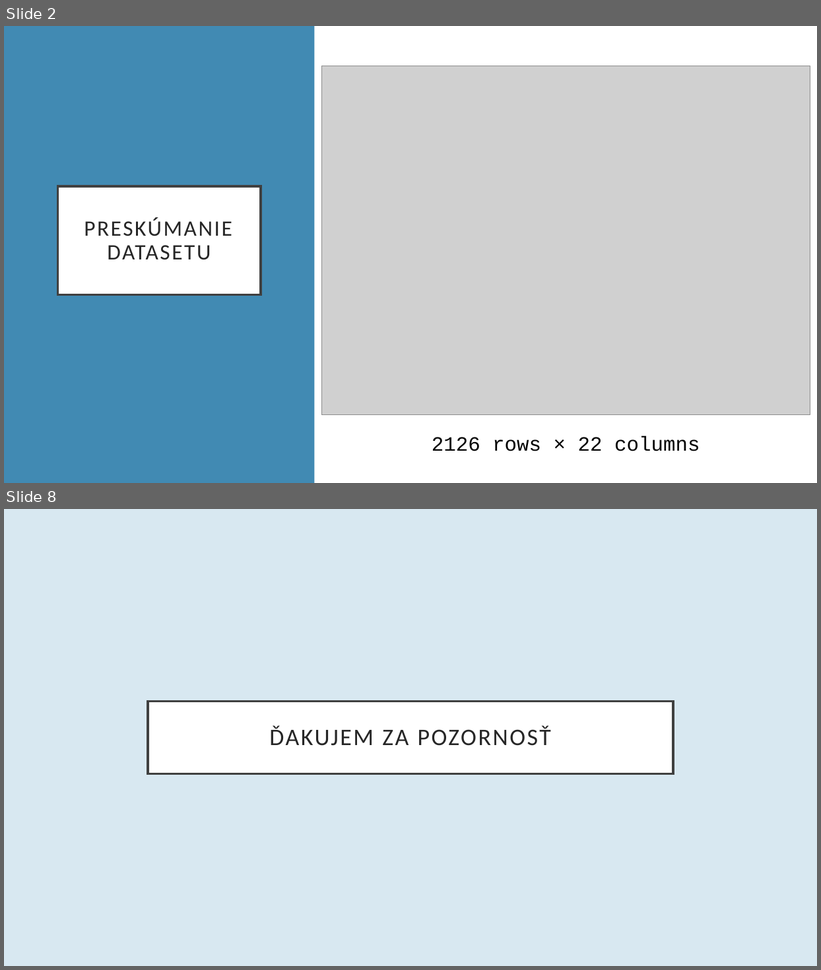
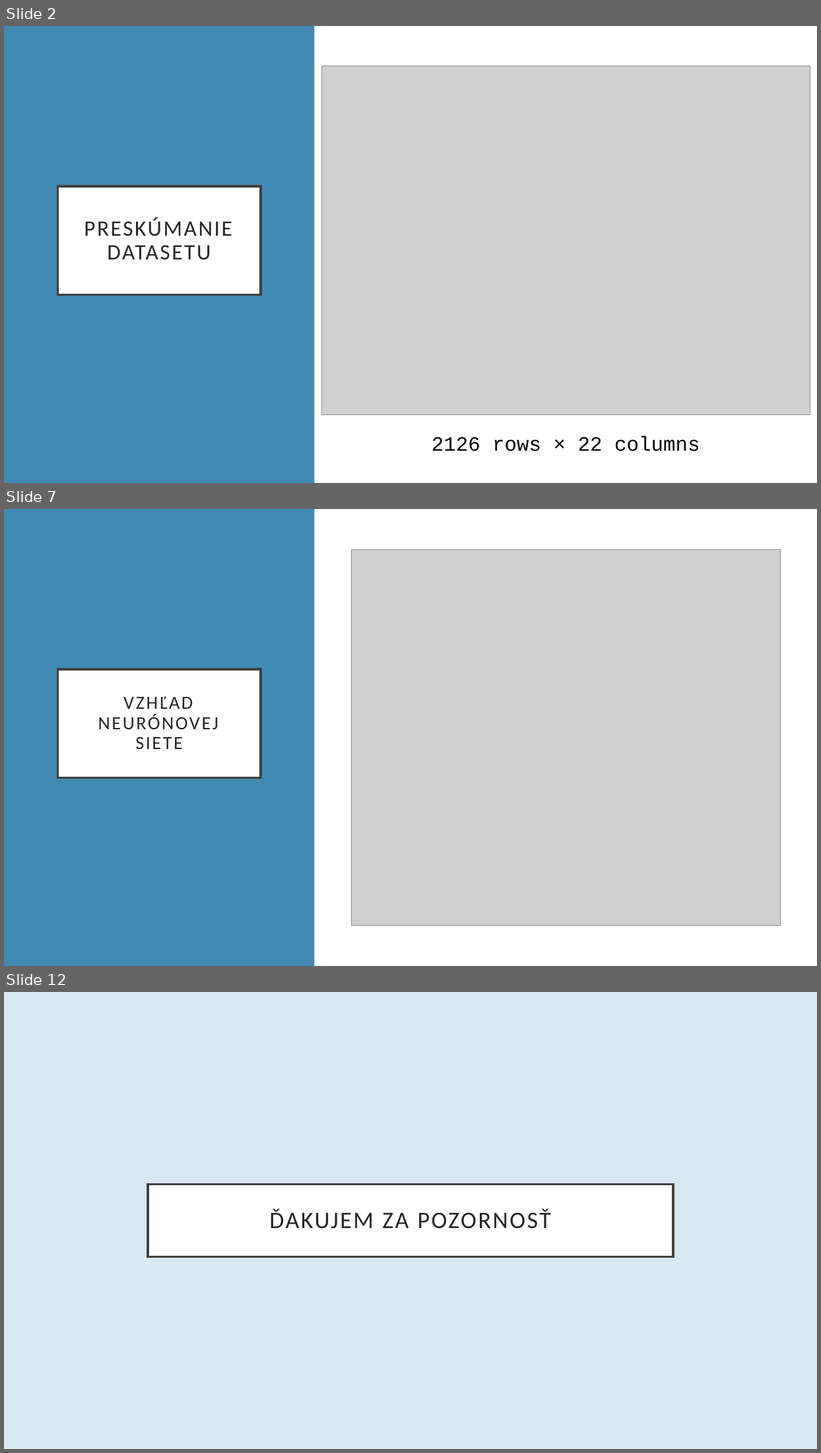
Before and after one commit to georgeob/Drzik_NS2021, a slide deck: Klasifikácia zdravia ľudského plodu na základe údajov CTG.pptx. Shown one above the other, each under a label of ours: slides 2 and 8 before the commit, slides 2, 7 and 12 after it; the slides between them are not shown. The pictures are 821x970 and 821x1453 pixels, drawn with LibreOffice and Linux fonts; fonts in the diff are those of the drawing; grey boxes stand for pictures. Boxes give left, top, right and bottom in pixels: in the first picture for what was removed or moved away, otherwise in the second. Text is boxed around its words. In the diff, an @@ line names an element or a change of style, - is before the commit and + after.

```diff
--- a/Klasifikácia zdravia ľudského plodu na základe údajov CTG.pptx
+++ b/Klasifikácia zdravia ľudského plodu na základe údajov CTG.pptx
@@ slide 7 added at (4,509,817,966), background #418AB3 @@
@@ rectangle added at (314,509,817,966), fill #FFFFFF @@
@@ picture added at (352,549,781,925) @@
@@ title added at (57,669,261,778), fill #FFFFFF, outline #404040 2.5 pt, 22 pt, text #262626 @@
+VZHĽAD NEURÓNOVEJ SIETE
@@ what was slide 8 is now slide 12 @@
```
Also in this commit, not shown: 5 slides changed, 3 other slides added.
